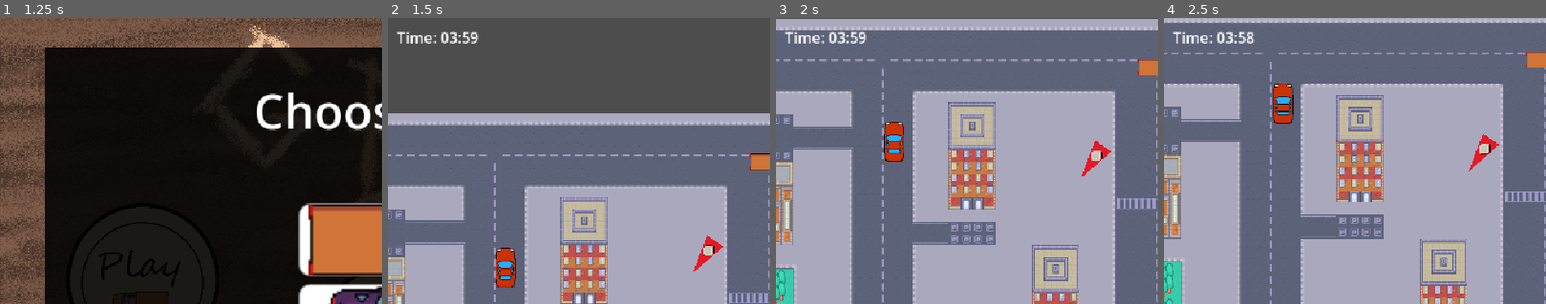
Above: before the commit, frames 1-4 (left to right).
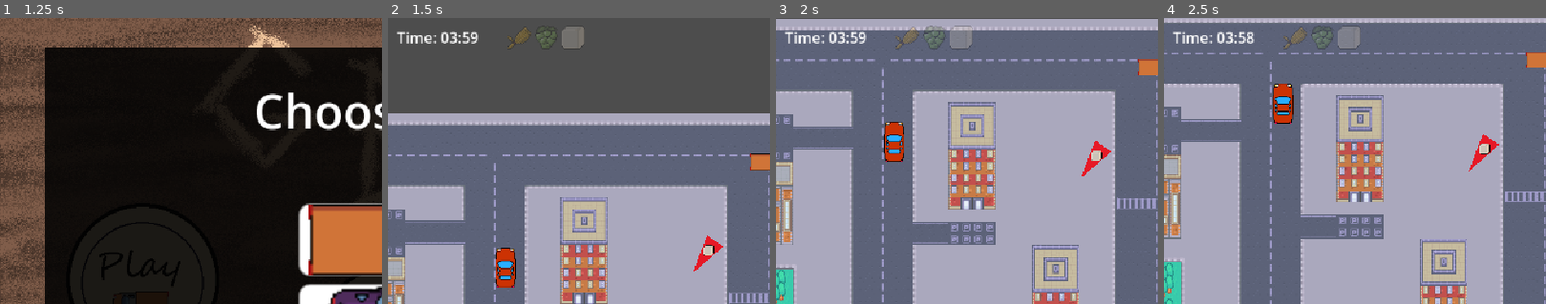
Above: after the commit, the same moments.

Repository: BastianTnd/grand-brew-delivery
Game: Godot game, scene res://Game/MainMenu/main_menu.tscn
The game is run twice, just before and just after one commit, with the same random seed, the same clock (stepped at 60 frames per second) and the same inputs. Sound files missing from this copy of the repository are replaced by a short silence.
Inputs (mouse positions are % of the whole screen's width and height, from its top left):
- Up to frame 1 (1.25 s): click (19, 46) at 0.5 s
- Up to frame 2 (1.5 s): click (51, 39) at 1.25 s
- Up to frame 3 (2 s): no input
- Up to frame 4 (2.5 s): hold Right (ui_right) from 2.03 s (still down)
The pictures show only the part of the screen within x 0-50%, y 0-50%; the shares and areas given below are measured in that part.

Frame 1 is identical in both runs. In frame 2, 0.5% of the frame differs, in the area x 31-52%, y 3-11%; in frame 3, 0.8%; in frame 4, 0.8%, in the area x 31-52%, y 2-11%.

Commit message:
graphic/ui(HUD,score_manager,Collectible):
- added indicator, that tracks which collectible is collected

Diff:
--- a/godot_project/Collectible/collectible.gd
+++ b/godot_project/Collectible/collectible.gd
@@ -4,8 +4,6 @@
 @onready var collectible_sprite: Sprite2D = $Sprite2D
 @export var collectible: collectible_type
 enum collectible_type {MALT, HOPS, YEAST}
-
-
 
 var malt_sprite = "res://Collectible/Sprites/Malt.png"
 var hops_sprite = "res://Collectible/Sprites/Hops.png"
@@ -18,7 +16,7 @@
 	if body.name == "Player":
 		SoundManager.play_collect_sound()
 		if ScoreManager:
-			ScoreManager.collect_item()
+			ScoreManager.collect_item(collectible)
 		self.queue_free()
 
 func change_sprite() -> void:
--- a/godot_project/Game/HUD/hud.gd
+++ b/godot_project/Game/HUD/hud.gd
@@ -2,6 +2,12 @@
 
 var score_label: Label
 var time_label: Label
+
+@onready var malt_icon = find_child("MaltIcon", true, false) as TextureRect
+@onready var hops_icon = find_child("HopsIcon", true, false) as TextureRect
+@onready var yeast_icon = find_child("YeastIcon", true, false) as TextureRect
+
+var inactive_color = Color(1, 1, 1, 0.3)
 
 func _ready():
 	score_label = find_child("ScoreLabel", true, false) as Label
@@ -12,8 +18,11 @@
 	if time_label == null:
 		print("WARNING: TimeLabel not found!")
 
+	reset_ingredient_icons()
+
 func _process(_delta):
 	update_display()
+	update_ingredients()
 
 func update_display():
 	# --- SCORE UPDATE ---
@@ -32,3 +41,16 @@
 		var seconds = int(fmod(time_left, 60))
 
 		time_label.text = "Time: %02d:%02d" % [minutes, seconds]
+
+func update_ingredients():
+	if malt_icon:
+		malt_icon.modulate = Color.WHITE if ScoreManager.has_malt else inactive_color
+	if hops_icon:
+		hops_icon.modulate = Color.WHITE if ScoreManager.has_hops else inactive_color
+	if yeast_icon:
+		yeast_icon.modulate = Color.WHITE if ScoreManager.has_yeast else inactive_color
+
+func reset_ingredient_icons():
+	if malt_icon: malt_icon.modulate = inactive_color
+	if hops_icon: hops_icon.modulate = inactive_color
+	if yeast_icon: yeast_icon.modulate = inactive_color
--- a/godot_project/Game/HUD/hud.tscn
+++ b/godot_project/Game/HUD/hud.tscn
@@ -6,6 +6,9 @@
 [ext_resource type="Texture2D" uid="uid://dq8oplkfamuco" path="res://Game/Beer_3.png" id="4_e1s58"]
 [ext_resource type="Texture2D" uid="uid://be7kskdm2308s" path="res://Game/Beer_4.png" id="5_1yp8c"]
 [ext_resource type="Texture2D" uid="uid://7rddksp6kxod" path="res://Game/Beer_5.png" id="6_b6lo0"]
+[ext_resource type="Texture2D" uid="uid://kmfxn8d5qt62" path="res://Collectible/Sprites/Malt.png" id="7_b6lo0"]
+[ext_resource type="Texture2D" uid="uid://2of83tlkadjc" path="res://Collectible/Sprites/Hops.png" id="8_i6281"]
+[ext_resource type="Texture2D" uid="uid://bsntr8q5yofyh" path="res://Collectible/Sprites/Yeast.png" id="9_ma6jr"]
 
 [sub_resource type="SpriteFrames" id="SpriteFrames_v1bms"]
 animations = [{
@@ -73,3 +76,21 @@
 position = Vector2(-5, 80)
 scale = Vector2(2, 2)
 sprite_frames = SubResource("SpriteFrames_v1bms")
+
+[node name="IngredientContainer" type="HBoxContainer" parent="." unique_id=1875441254]
+offset_left = 160.0
+offset_top = 10.0
+offset_right = 264.0
+offset_bottom = 42.0
+
+[node name="MaltIcon" type="TextureRect" parent="IngredientContainer" unique_id=738759024]
+layout_mode = 2
+texture = ExtResource("7_b6lo0")
+
+[node name="HopsIcon" type="TextureRect" parent="IngredientContainer" unique_id=1617326635]
+layout_mode = 2
+texture = ExtResource("8_i6281")
+
+[node name="YeastIcon" type="TextureRect" parent="IngredientContainer" unique_id=1472580832]
+layout_mode = 2
+texture = ExtResource("9_ma6jr")
--- a/godot_project/score_manager.gd
+++ b/godot_project/score_manager.gd
@@ -7,6 +7,10 @@
 var total_points : float = 0.0
 var items_collected : int = 0
 var time_left : float
+
+var has_malt : bool = false
+var has_hops : bool = false
+var has_yeast : bool = false
 
 var is_game_active : bool = false
 
@@ -26,14 +30,20 @@
 	reset_game()
 	is_game_active = true
 
-func collect_item():
+func collect_item(type: int):
 	items_collected += 1
+	if type == 0: has_malt = true
+	elif type == 1: has_hops = true
+	elif type == 2: has_yeast = true
 
 func add_points(amount: float):
 	total_points += amount
 
 func complete_delivery():
 	items_collected = 0
+	has_malt = false
+	has_hops = false
+	has_yeast = false
 	delivery_completed.emit()
 
 func _trigger_end():
@@ -43,5 +53,8 @@
 func reset_game():
 	total_points = 0.0
 	items_collected = 0
+	has_malt = false
+	has_hops = false
+	has_yeast = false
 	time_left = game_time
 	is_game_active = false
